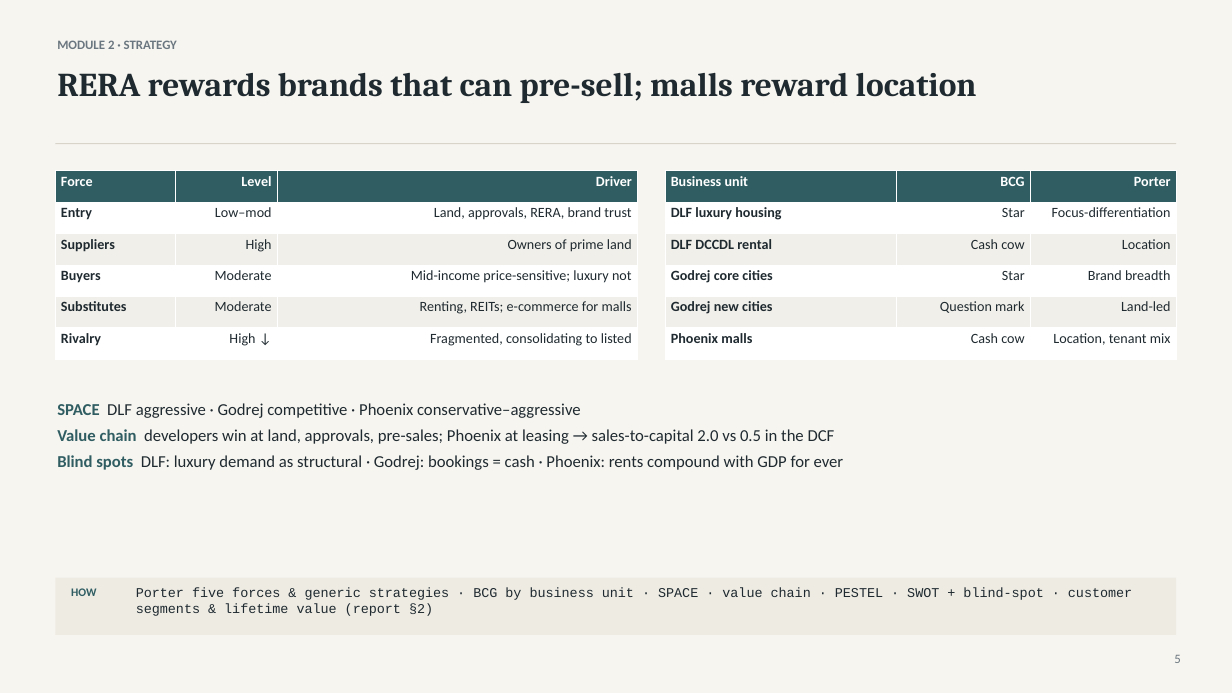
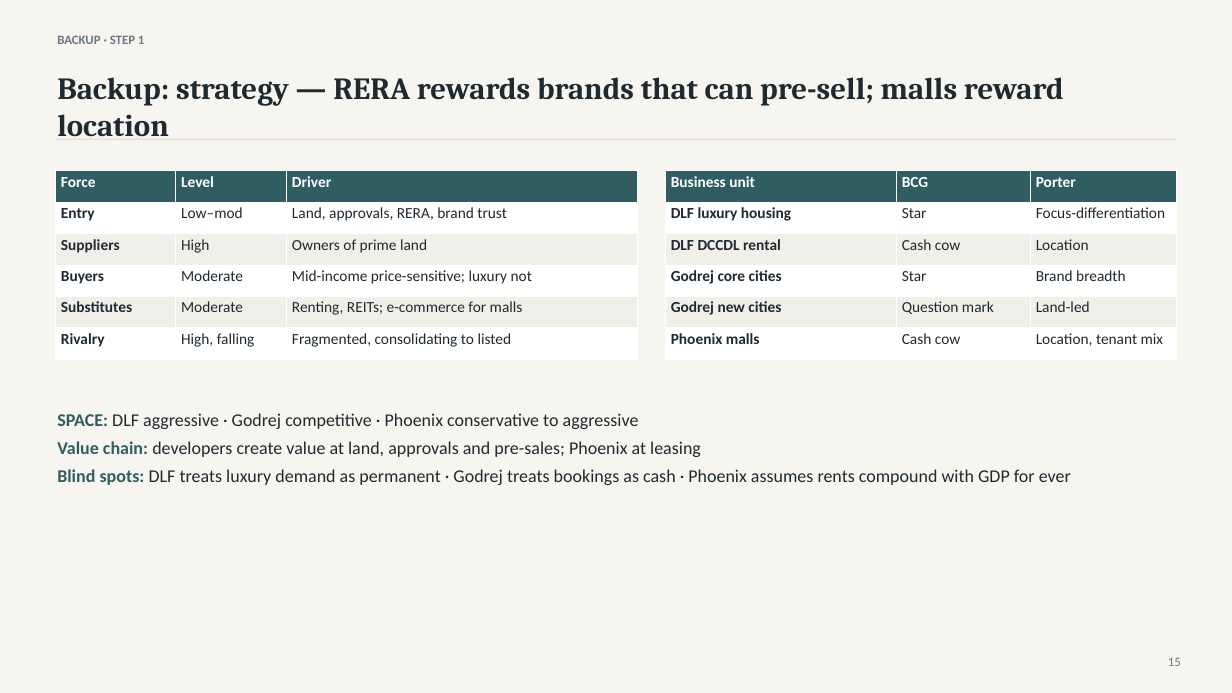
Before and after one commit to atharvaakz/BAAV, a slide deck: slide 15 of reports/ProjectBaav_Group27_Presentation.pptx (slide 5 before the commit). Drawn at 1232x693 pixels with LibreOffice and Linux fonts; fonts in the diff are those of the drawing. Boxes give left, top, right and bottom in pixels: in the first picture for what was removed or moved away, otherwise in the second. Text is boxed around its words. In the diff, an @@ line names an element or a change of style, - is before the commit and + after.

```diff
--- a/reports/ProjectBaav_Group27_Presentation.pptx
+++ b/reports/ProjectBaav_Group27_Presentation.pptx
@@ text removed at (x1=57, y1=40, x2=177, y2=49) @@
-MODULE 2 · STRATEGY
@@ text added at (x1=57, y1=35, x2=144, y2=44), 10 pt, text #6B7780, bold @@
+BACKUP · STEP 1
@@ text at (x1=57, y1=77, x2=1064, y2=137): text changed; size 26 to 24 pt @@
-RERA rewards brands that can pre-sell; malls reward location
+Backup: strategy — RERA rewards brands that can pre-sell; malls reward location
@@ rectangle moved from (x1=55, y1=143, x2=1177, y2=144) to (x1=55, y1=139, x2=1177, y2=140) @@
@@ table at (x1=55, y1=171, x2=638, y2=360) @@
-row 6, column 2: High ↓
+row 6, column 2: High, falling
@@ size 11 to 12 pt @@
@@ alignment right to left @@
@@ table at (x1=665, y1=171, x2=1177, y2=360) @@
@@ size 11 to 12 pt @@
@@ alignment right to left @@
@@ text at (x1=57, y1=413, x2=1071, y2=485): text changed; size 13 to 14 pt @@
-SPACE DLF aggressive · Godrej competitive · Phoenix conservative–aggressive
-Value chain developers win at land, approvals, pre-sales; Phoenix at leasing → sales-to-capital 2.0 vs 0.5 in the DCF
-Blind spots DLF: luxury demand as structural · Godrej: bookings = cash · Phoenix: rents compound with GDP for ever
+SPACE: DLF aggressive · Godrej competitive · Phoenix conservative to aggressive
+Value chain: developers create value at land, approvals and pre-sales; Phoenix at leasing
+Blind spots: DLF treats luxury demand as permanent · Godrej treats bookings as cash · Phoenix assumes rents compound with GDP for ever
@@ rectangle removed at (x1=55, y1=578, x2=1177, y2=635) @@
@@ text removed at (x1=71, y1=588, x2=96, y2=596) @@
-HOW
@@ text removed at (x1=136, y1=587, x2=1132, y2=616) @@
-Porter five forces & generic strategies · BCG by business unit · SPACE · value chain · PESTEL · SWOT + blind-spot · customer segments & lifetime value (report §2)
@@ text added at (x1=1168, y1=658, x2=1181, y2=666), 10 pt, text #6B7780 @@
+15
@@ text removed at (x1=1174, y1=655, x2=1180, y2=663) @@
-5
```
Also in this commit, not shown: 5 other slides changed, 17 slides added, 12 slides removed, 7 other files.
